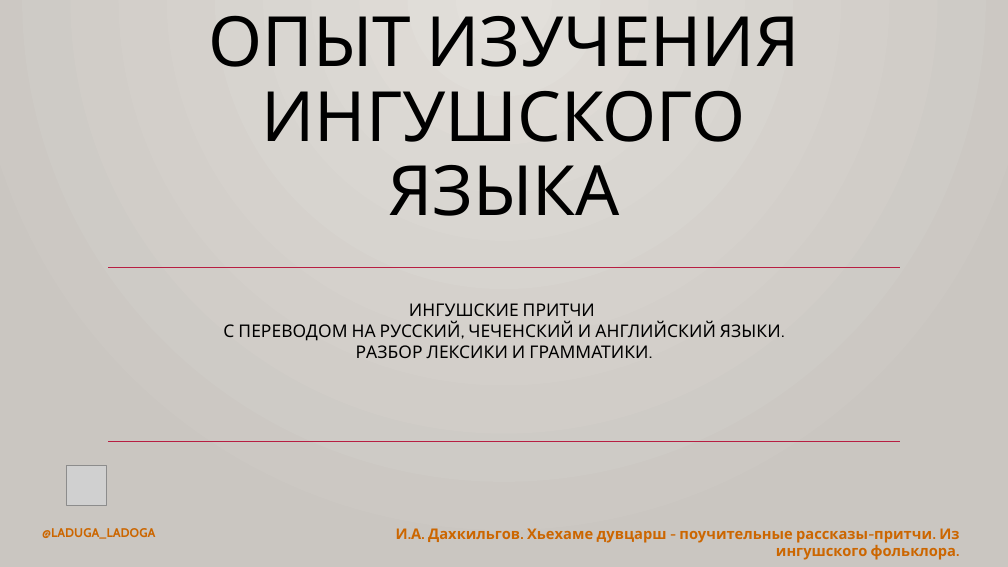
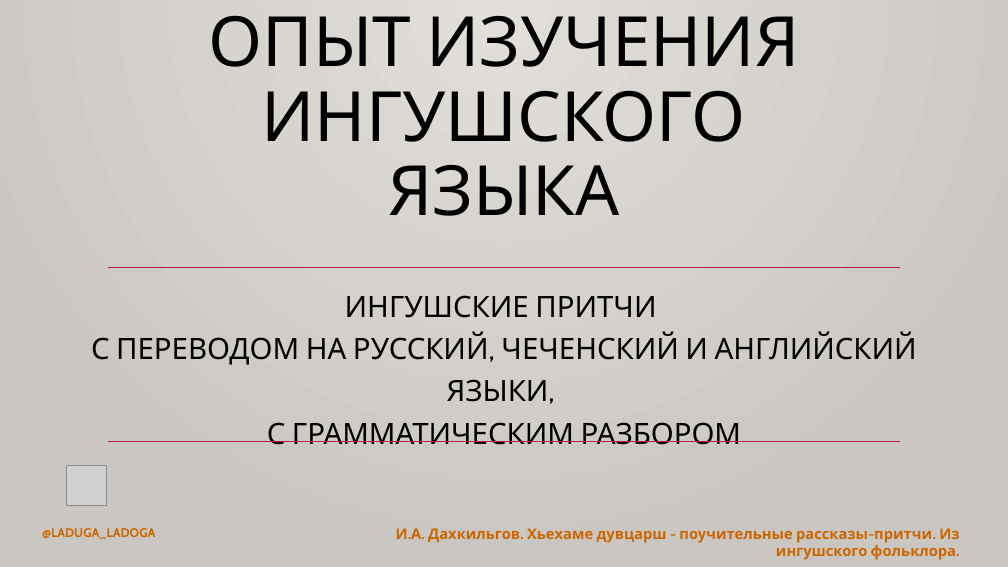
Before and after one commit to bumbari/dahkilgov, a slide deck: slide 1 of p/pptx/p_1_1.pptx. Drawn at 1008x567 pixels with LibreOffice and Linux fonts; fonts in the diff are those of the drawing; grey boxes stand for pictures. Boxes give left, top, right and bottom in pixels: in the first picture for what was removed or moved away, otherwise in the second. Text is boxed around its words. In the diff, an @@ line names an element or a change of style, - is before the commit and + after.

```diff
--- a/p/pptx/p_1_1.pptx
+++ b/p/pptx/p_1_1.pptx
@@ subtitle at box(91, 295, 917, 445): text changed; size 16.6 to 28 pt @@
-ИНГУШСКИЕ ПРИТЧИ
-С ПЕРЕВОДОМ НА РУССКИЙ, ЧЕЧЕНСКИЙ И АНГЛИЙСКИЙ ЯЗЫКИ.
-РАЗБОР ЛЕКСИКИ И ГРАММАТИКИ.
+ИНГУШСКИЕ ПРИТЧИ
+С ПЕРЕВОДОМ НА РУССКИЙ, ЧЕЧЕНСКИЙ И АНГЛИЙСКИЙ ЯЗЫКИ,
+С ГРАММАТИЧЕСКИМ РАЗБОРОМ
```
Also in this commit, not shown: 2 other slides changed, 1 slide added, 2 slides removed, 2 other files.
